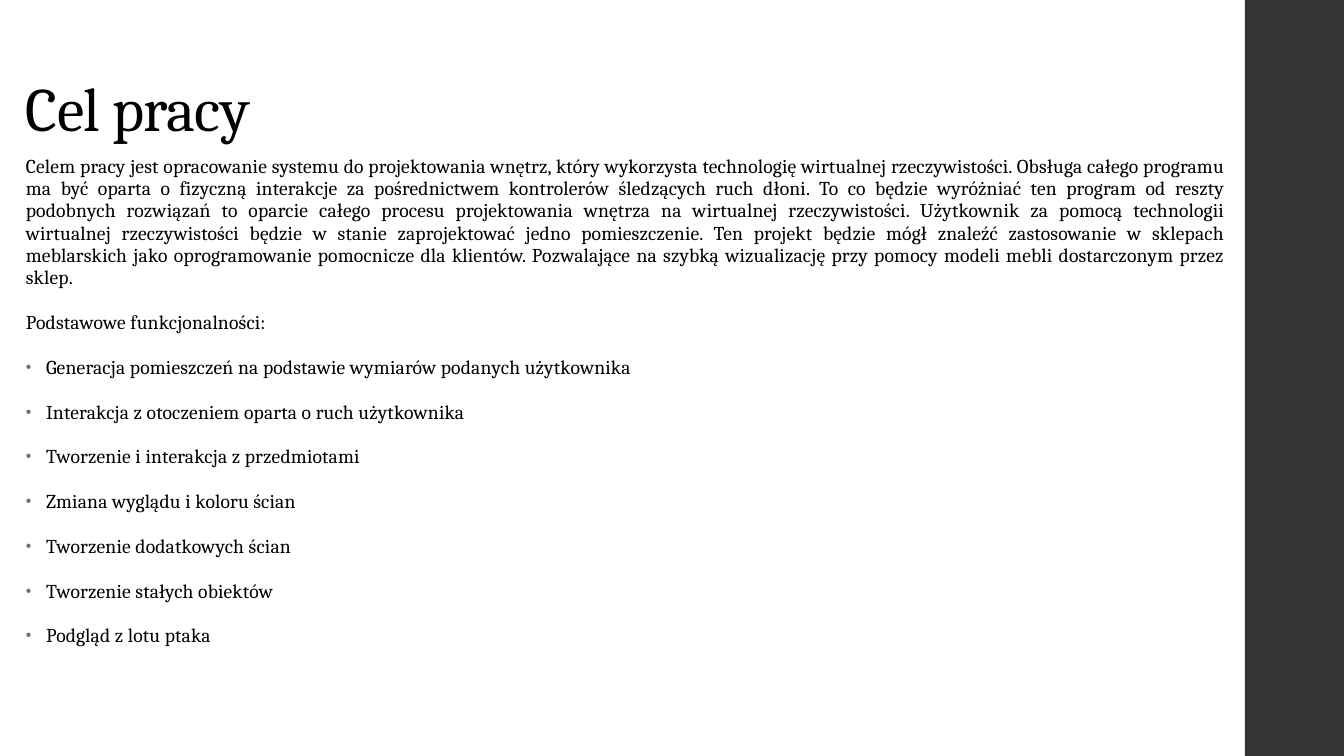
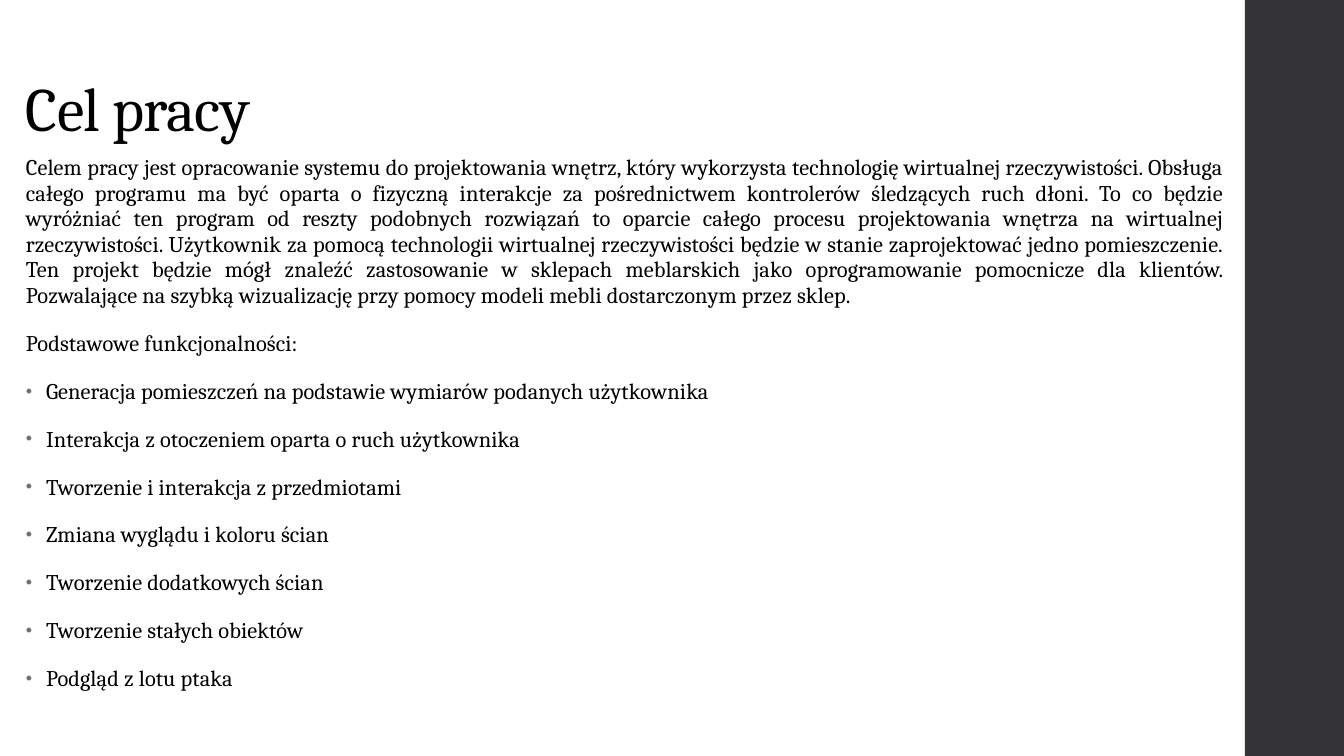
Before and after one commit to GlitchedGuest/PracaInzynieryjska, a slide deck: slide 4 of PrezentacjaAndrzejParuch.pptx. Drawn at 1344x756 pixels with LibreOffice and Linux fonts; fonts in the diff are those of the drawing. Boxes give left, top, right and bottom in pixels: in the first picture for what was removed or moved away, otherwise in the second. Text is boxed around its words. In the diff, an @@ line names an element or a change of style, - is before the commit and + after.

```diff
--- a/PrezentacjaAndrzejParuch.pptx
+++ b/PrezentacjaAndrzejParuch.pptx
@@ text "Celem pracy jest opracowanie systemu ..." at (x1=26, y1=159, x2=1223, y2=691): size 14 to 16 pt @@
```
Also in this commit, not shown: 3 other slides changed, 3 slides added.
